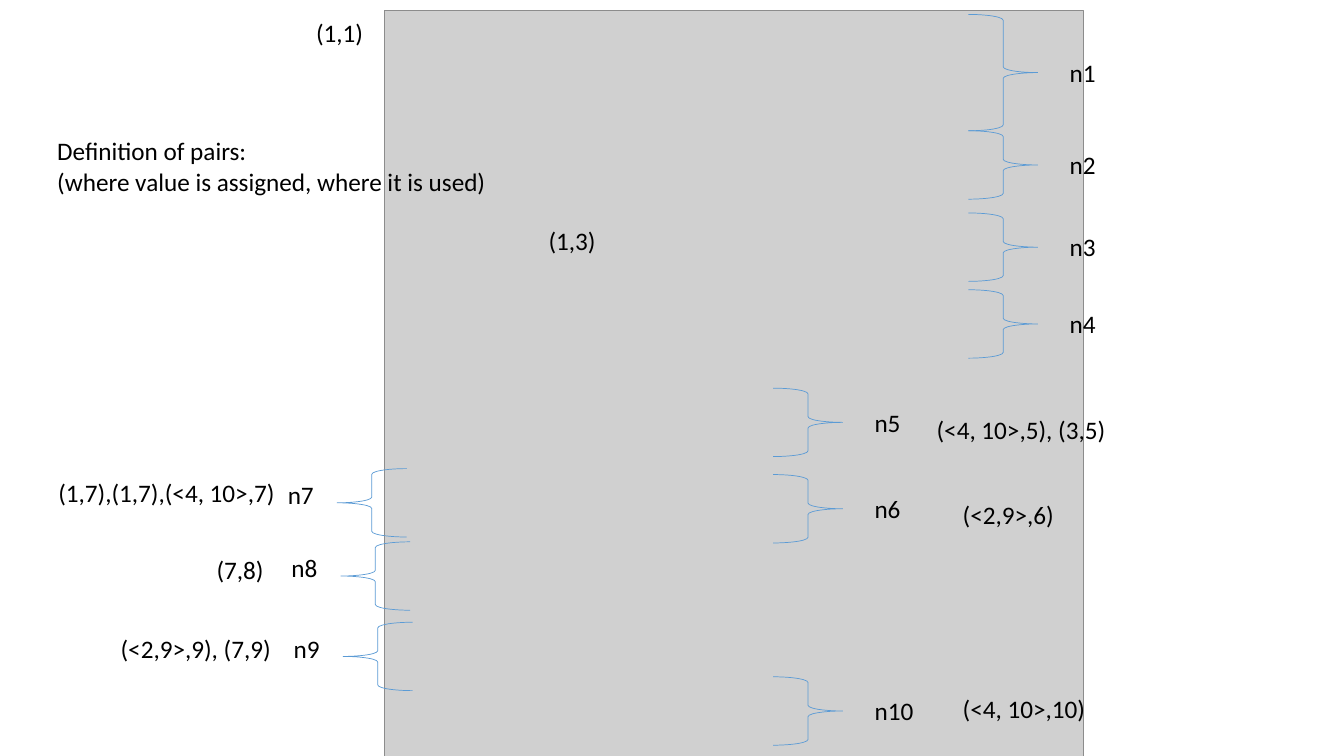
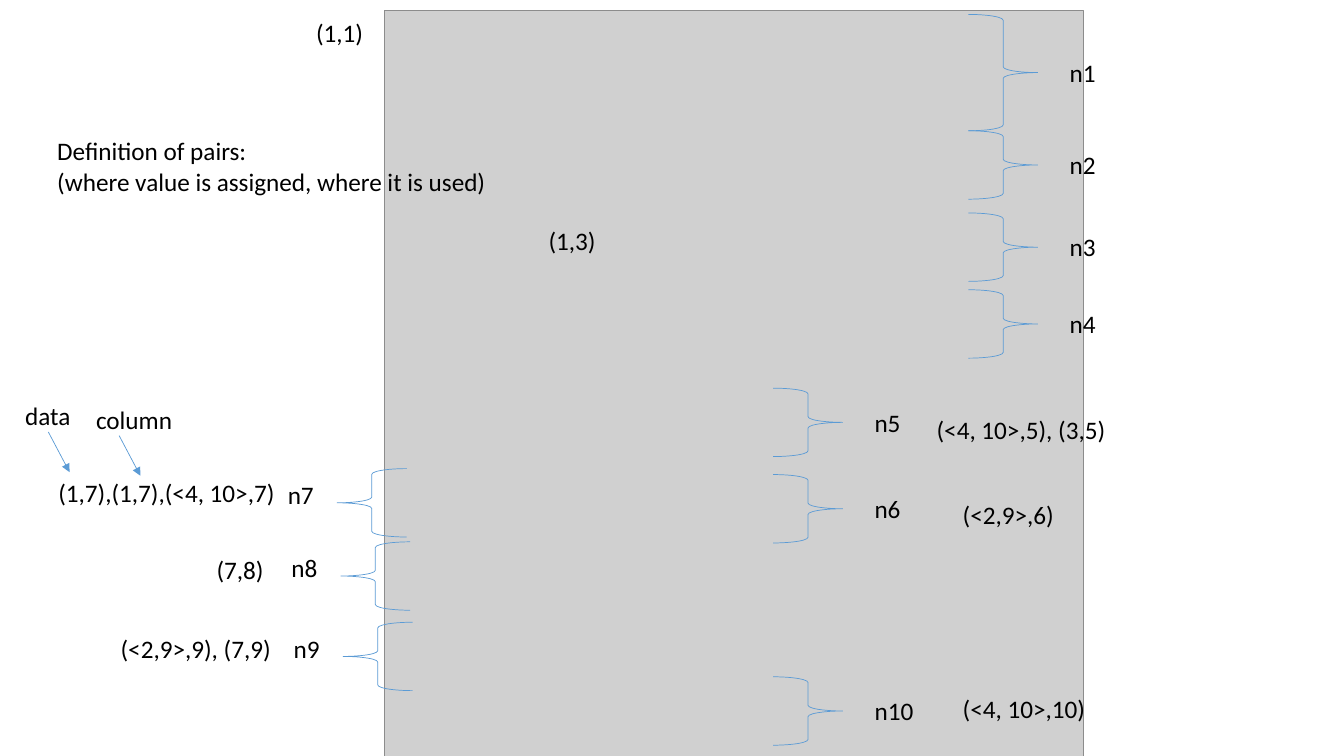
Before and after one commit to meng-ucalgary/seng-637-assignment-3, a slide deck: slide 1 of drafts/du pairs calcTotalColumns.pptx. Drawn at 1344x756 pixels with LibreOffice and Linux fonts; fonts in the diff are those of the drawing; grey boxes stand for pictures. Boxes give left, top, right and bottom in pixels: in the first picture for what was removed or moved away, otherwise in the second. Text is boxed around its words. In the diff, an @@ line names an element or a change of style, - is before the commit and + after.

Commit message:
added the calcColumnTotal with valid row array version as well

```diff
--- a/drafts/du pairs calcTotalColumns.pptx
+++ b/drafts/du pairs calcTotalColumns.pptx
@@ text added at (25, 407, 70, 425), 18 pt, text #000000 @@
+data
@@ text added at (96, 411, 172, 429), 18 pt, text #000000 @@
+column
@@ arrow added from (48, 433) to (70, 472), #5B9BD5 0.5 pt @@
@@ arrow added from (119, 436) to (140, 476), #5B9BD5 0.5 pt @@
```
Also in this commit, not shown: 2 slides added, 2 other files.
